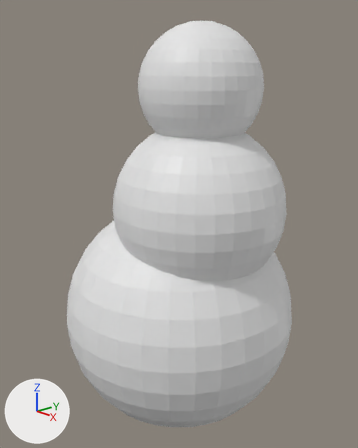
The Blender file 눈사람.blend, before and after one commit.
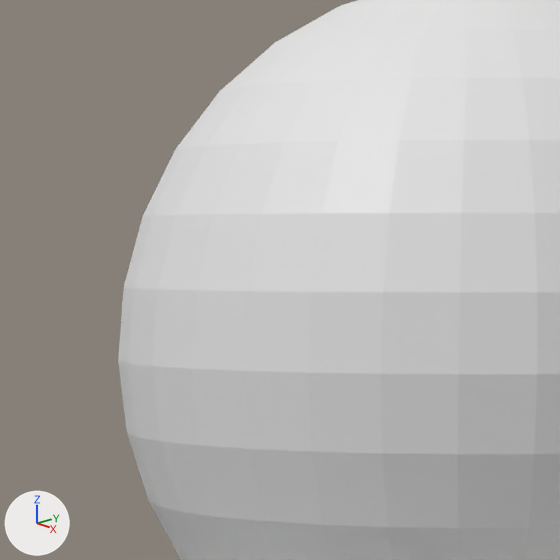
Each version appears first whole from a camera (50 mm lens) standing at (1.207, -1.615, 1.752) and looking at (-0.695, 0.01, 0.969), and next in a close-up on the part from 33% to 60% of the width and 5% to 28% of the height. The lights are fixed; the arrows at lower left show +X, +Y and +Z.
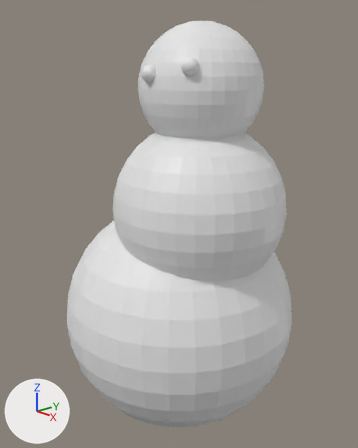
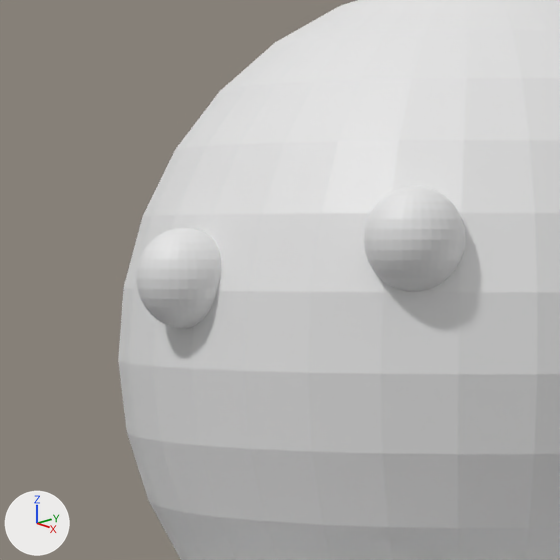
Pixel boxes (x1, y1, x2, y2) of what changed, in the close-ups (560 x 560 px):
'Sphere.004', added: after (364, 186, 466, 292)
'Sphere.003', added: after (136, 228, 221, 329)

Patch to the scene script:
```diff
--- a/눈사람.blend.py
+++ b/눈사람.blend.py
@@ ob_sphere_004 @@
+ob_sphere_004 = bpy.data.objects.new('Sphere.004', me_sphere_002.copy())  # the mesh of ob_sphere_002
+ob_sphere_004.location = (-0.36, -0.216, 1.757)
+ob_sphere_004.scale = (0.0364, 0.0364, 0.0364)
@@ ob_sphere_003 @@
+ob_sphere_003 = bpy.data.objects.new('Sphere.003', me_sphere_002.copy())  # the mesh of ob_sphere_002
+ob_sphere_003.location = (-0.542, -0.284, 1.73)
+ob_sphere_003.scale = (0.0364, 0.0364, 0.0364)
```
